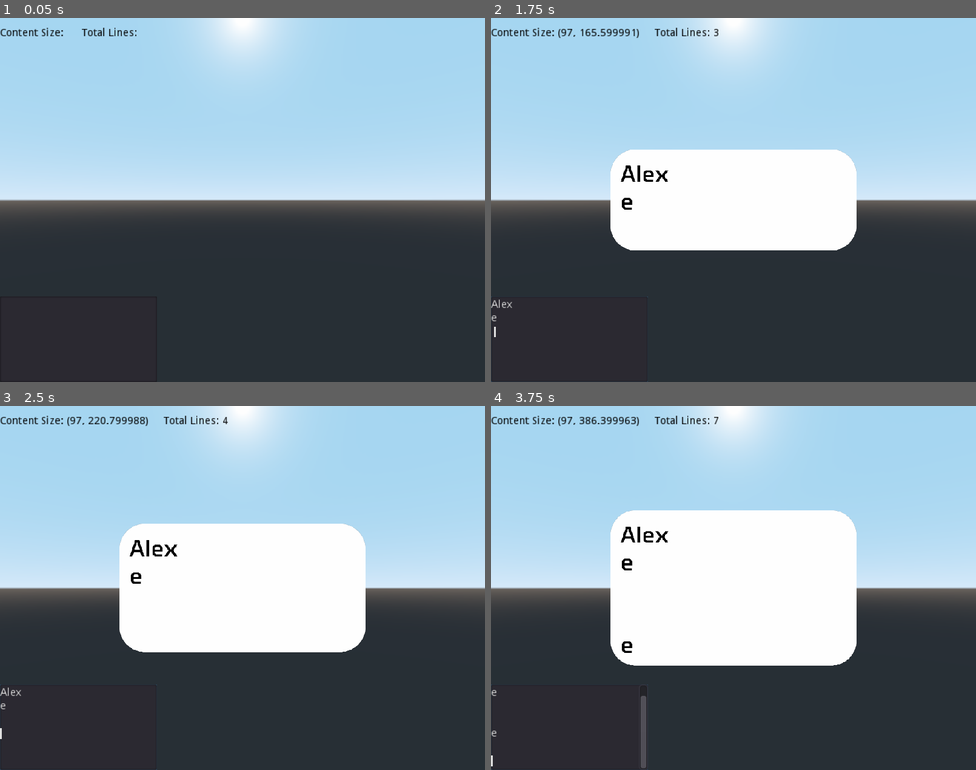
Above: before the commit, frames 1-4 (two rows, left to right).
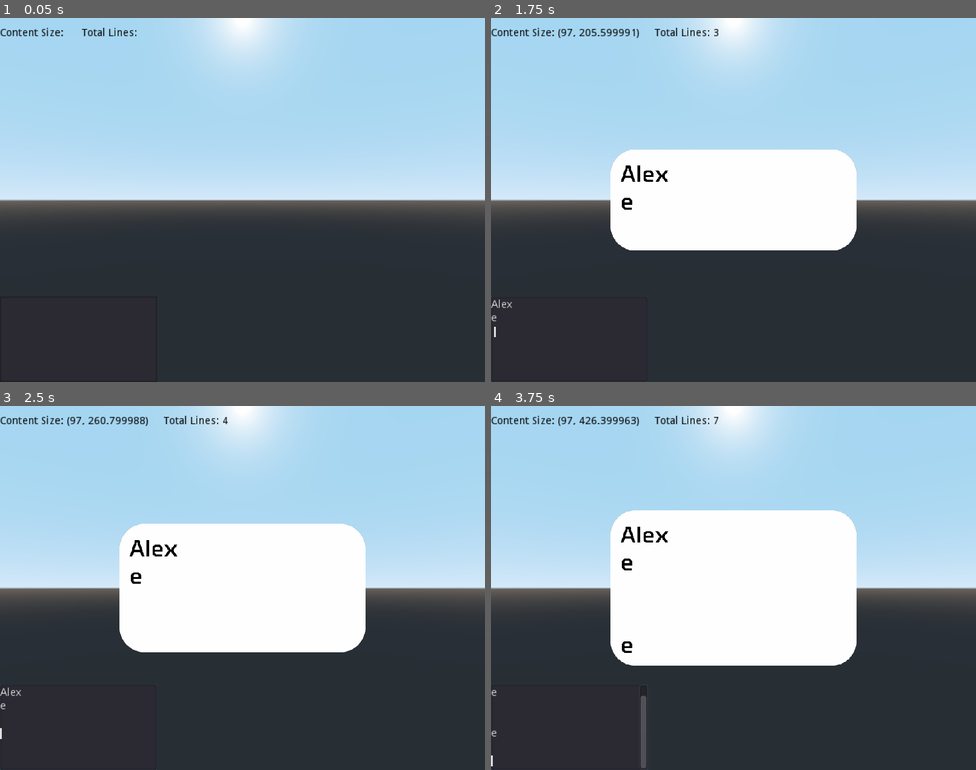
Above: after the commit, the same moments.

Repository: Jantho1990/Pseudo-3D-Layer-Test
Game: Godot game, scene res://_tests/SpeechBubbleScale/SpeechBubbleScaleTest2D.tscn
Two runs of this game, one before a commit and one after it. Both use one fixed random seed, a clock stepped at 60 frames per second and the inputs below. This scene is started directly instead of the project's main scene.
Inputs (mouse positions are in pixels of both pictures, inside the frame that each line leads up to):
- Up to frame 1 (0.05 s): no input
- Up to frame 2 (1.75 s): click (568, 338) at 0.52 s; type "Alex" at 0.6 s; tap Enter (start_dialogue_test) at 1.25, 1.35 s; move the mouse to (840, 181) at 1.27 s; hold E (rotate_right) from 1.28 s (still down); click (840, 181) at 1.42 s; tap Space (ui_select) at 1.52 s
- Up to frame 3 (2.5 s): release E (rotate_right) at 2 s; tap Enter (start_dialogue_test) at 2 s; drag from (145, 606) to (218, 660) at 2.02 s
- Up to frame 4 (3.75 s): tap Enter (start_dialogue_test) at 2.75, 2.85, 3.5 s; move the mouse to (782, 507) at 2.77 s; hold E (rotate_right) 2.78-3.5 s; drag from (709, 660) to (588, 533) at 3.52 s

Frame 1 is identical in both runs. In frame 2, less than 0.1% of the frame differs, in the area x 18-76%, y 3-64%; in frame 3, less than 0.1%; in frame 4, less than 0.1%, in the area x 18-75%, y 3-72%.

Commit message:
reworked TextContainer2D bubble

Diff:
--- a/_tests/SpeechBubbleScale/SpeechBubbleScaleTest2D.tscn
+++ b/_tests/SpeechBubbleScale/SpeechBubbleScaleTest2D.tscn
@@ -51,3 +51,4 @@
 text = "Total Lines: "
 
 [node name="SpeechBubble2D" parent="." instance=ExtResource( 2 )]
+content_padding = Vector2( 40, 0 )
--- a/systems/dialogue_handler/renderers/DialogueBubbleRenderer/TextboxContainer2D.gd
+++ b/systems/dialogue_handler/renderers/DialogueBubbleRenderer/TextboxContainer2D.gd
@@ -12,19 +12,32 @@
 var content_size = Vector2(0.0, 0.0)
 var content_total_lines = 0
 
-var border
-
-onready var TextContent = $RichTextLabel
+var border = {
+  "left": 0,
+  "top": 0,
+  "right": 0,
+  "bottom": 0
+}
+
+onready var TextContainer = $MarginContainer
+onready var TextContent = $MarginContainer/RichTextLabel
 # onready var Theme = theme.custom_styles
 
 
 # Called when the node enters the scene tree for the first time.
 func _ready():
+  if not TextContent.get_stylebox('normal') is StyleBoxEmpty:
+    border = {
+      "left": TextContent.get_stylebox('normal').border_width_left,
+      "top": TextContent.get_stylebox('normal').border_width_top,
+      "right": TextContent.get_stylebox('normal').border_width_right,
+      "bottom": TextContent.get_stylebox('normal').border_width_bottom
+    }
   border = {
-    "left": TextContent.get_stylebox('normal').border_width_left,
-    "top": TextContent.get_stylebox('normal').border_width_top,
-    "right": TextContent.get_stylebox('normal').border_width_right,
-    "bottom": TextContent.get_stylebox('normal').border_width_bottom
+    "left": $MarginContainer.get('custom_constants/margin_left'),
+    "top": $MarginContainer.get('custom_constants/margin_top'),
+    "right": $MarginContainer.get('custom_constants/margin_right'),
+    "bottom": $MarginContainer.get('custom_constants/margin_bottom')
   }
   update_text(raw_text)
 
@@ -201,5 +214,5 @@
   content_total_lines = get_content_total_lines(processed_text, font, int(max_content_width))
   content_size = Vector2(
     get_longest_line_width(processed_text, font, int(max_content_width)),
-    get_pixel_height_for_text(processed_text, font, int(max_content_width))
+    get_pixel_height_for_text(processed_text, font, int(max_content_width)) + border.top + border.bottom
   )
--- a/systems/dialogue_handler/renderers/DialogueBubbleRenderer/TextboxContainer2D.tscn
+++ b/systems/dialogue_handler/renderers/DialogueBubbleRenderer/TextboxContainer2D.tscn
@@ -2,11 +2,12 @@
 
 [ext_resource path="res://systems/dialogue_handler/renderers/DialogueBubbleRenderer/TextboxContainer2D.gd" type="Script" id=1]
 
-[sub_resource type="StyleBoxFlat" id=1]
+[sub_resource type="StyleBoxFlat" id=4]
 bg_color = Color( 1, 1, 1, 1 )
 border_width_left = 20
 border_width_top = 20
 border_width_right = 20
+border_width_bottom = 20
 border_color = Color( 1, 1, 1, 1 )
 corner_radius_top_left = 50
 corner_radius_top_right = 50
@@ -30,13 +31,33 @@
 "_edit_use_anchors_": false
 }
 
-[node name="RichTextLabel" type="RichTextLabel" parent="."]
+[node name="Panel" type="Panel" parent="."]
 margin_right = 500.0
 margin_bottom = 300.0
-custom_styles/normal = SubResource( 1 )
+custom_styles/panel = SubResource( 4 )
+
+[node name="MarginContainer" type="MarginContainer" parent="."]
+margin_right = 500.0
+margin_bottom = 300.0
+custom_constants/margin_right = 20
+custom_constants/margin_top = 20
+custom_constants/margin_left = 20
+custom_constants/margin_bottom = 20
+__meta__ = {
+"_edit_use_anchors_": false
+}
+
+[node name="RichTextLabel" type="RichTextLabel" parent="MarginContainer"]
+margin_left = 20.0
+margin_top = 20.0
+margin_right = 480.0
+margin_bottom = 280.0
 custom_fonts/normal_font = SubResource( 3 )
 custom_colors/default_color = Color( 0, 0, 0, 1 )
 bbcode_enabled = true
 bbcode_text = "One line."
 text = "One line."
 scroll_active = false
+__meta__ = {
+"_edit_use_anchors_": false
+}
